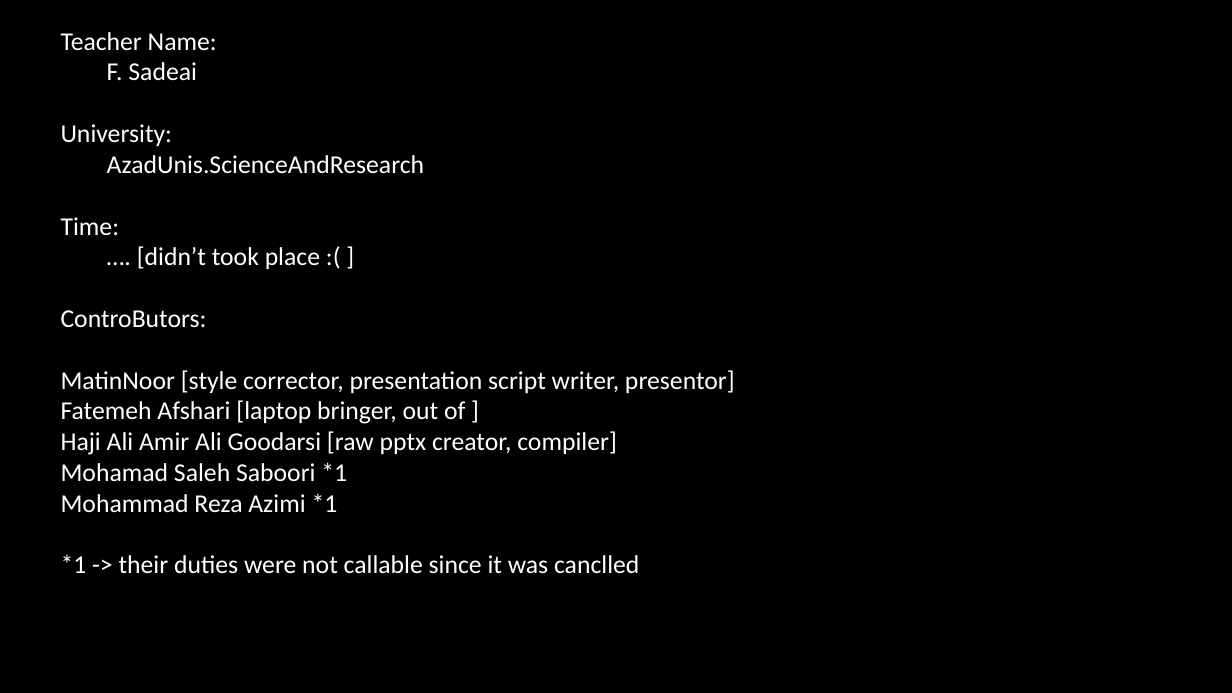
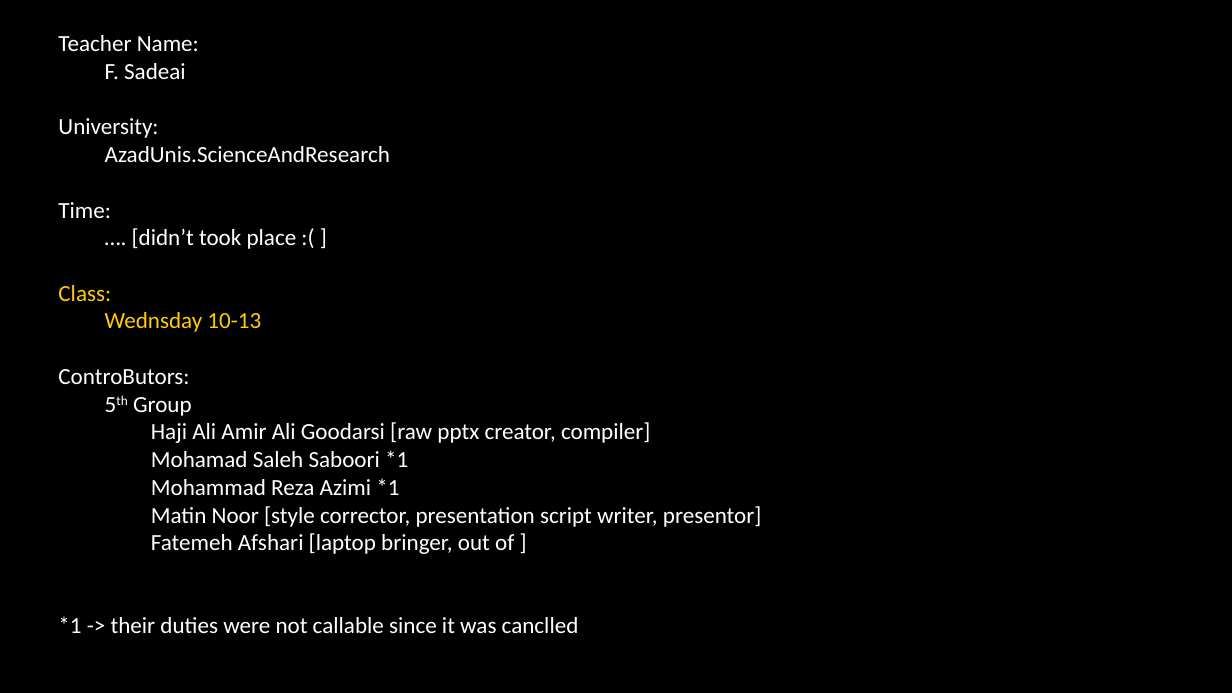
Before and after one commit to who-rly-cares/TemperoryRepo, a slide deck: slide 4 of کنفرانس زیان انگلیسی.pptx. Drawn at 1232x693 pixels with LibreOffice and Linux fonts; fonts in the diff are those of the drawing. Boxes give left, top, right and bottom in pixels: in the first picture for what was removed or moved away, otherwise in the second. Text is boxed around its words. In the diff, an @@ line names an element or a change of style, - is before the commit and + after.

```diff
--- a/کنفرانس زیان انگلیسی.pptx
+++ b/کنفرانس زیان انگلیسی.pptx
@@ text at (58, 35, 650, 633): size 20 to 18 pt in "Teacher Name:", "F. Sadeai", "University:", "AzadUnis.ScienceAndResearch" and 7 more places; list level 1 to 3 in "Haji Ali Amir Ali Goodarsi ..."; list level 1 to 3 in "Mohamad Saleh Saboori *1"; list level 1 to 3 in "Mohammad Reza Azimi *1" @@
@@ text at (58, 285, 261, 332): paragraphs added @@
+Class:
+Wednsday 10-13
@@ text at (133, 397, 192, 416): text changed; size 20 to 18 pt @@
-MatinNoor [style corrector, presentation script writer, presentor]
-Fatemeh Afshari [laptop bringer, out of ]
+  5th Group
@@ text at (151, 506, 762, 554): paragraphs added @@
+    Matin Noor [style corrector, presentation script writer, presentor]
+    Fatemeh Afshari [laptop bringer, out of ]
```
